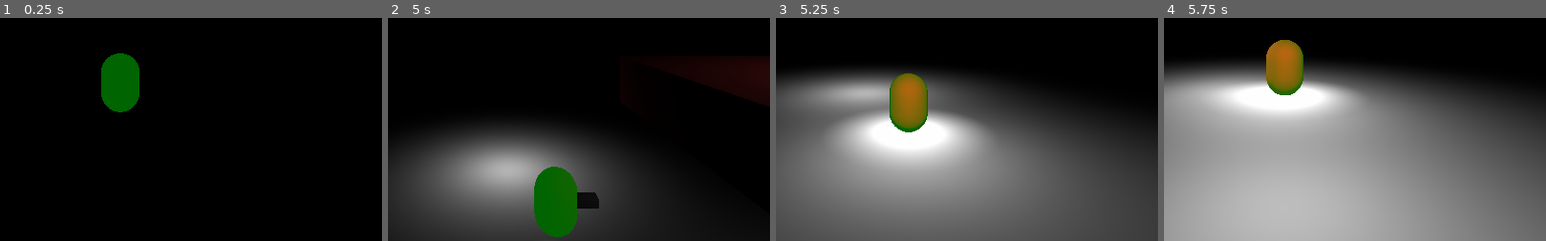
Above: before the commit, frames 1-4 (left to right).
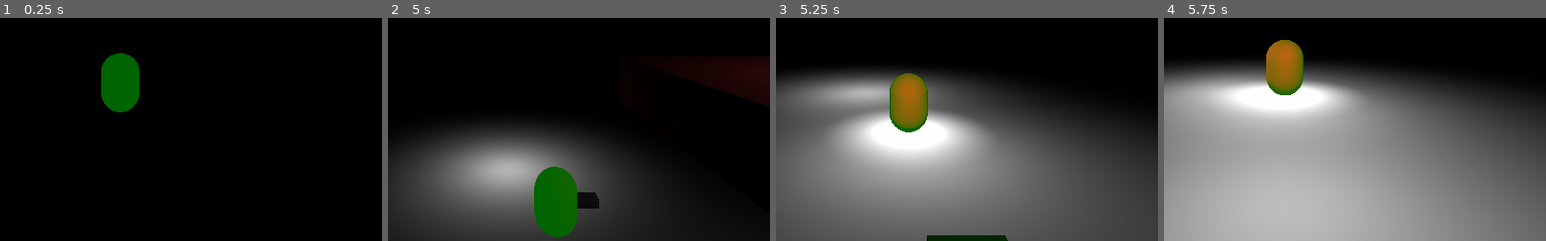
Above: after the commit, the same moments.

Repository: PJaramilloV/Proyecto-Sentidos
Game: Godot game, scene res://demo/Demo.tscn
Same seed, same stepped clock (60 frames per second), same inputs: the game is played once before the commit and once after it.
Inputs:
- Up to frame 1 (0.25 s): no input
- Up to frame 2 (5 s): hold W (forward) 0.53-2.03 s; tap F (grab, bound only after the commit) at 0.6, 1.55, 2.1, 2.85, 3.8, 4.35 s; tap Space (jump) at 0.77, 1.52, 3.02, 3.77, 4.52 s; tap Ctrl (crouch) at 1.35 s; hold A (left) 2.03-3.53 s; hold S (back) 3.53-4.28 s; hold Ctrl (crouch) 3.53-4.28 s; hold D (right) from 4.28 s (still down)
- Up to frame 3 (5.25 s): release D (right) at 5.03 s; hold W (forward) from 5.03 s (still down); tap F (grab, bound only after the commit) at 5.1 s
- Up to frame 4 (5.75 s): keep holding W (forward)
The pictures show only the part of the screen within x 34-84%, y 50-100%; the shares and areas given below are measured in that part.

Frames 1-2 are identical in both runs. In frame 3, 0.5% of the frame differs, in the area x 39-61%, y 97-100%; in frame 4, nothing differs.

Commit message:
tomar objetos
Se pueden tomar, transportar y soltar objetos como rigid body usando raycast

Diff:
--- a/demo/Demo.tscn
+++ b/demo/Demo.tscn
@@ -38,6 +38,14 @@
 ambient_light_energy = 0.99
 ambient_light_sky_contribution = 0.0
 
+[sub_resource type="CubeMesh" id=16]
+
+[sub_resource type="SpatialMaterial" id=18]
+albedo_color = Color( 0.2, 0.847059, 0.0431373, 1 )
+
+[sub_resource type="ConvexPolygonShape" id=17]
+points = PoolVector3Array( 1, 1, 1, 1, 1, -1, -1, 1, 1, 1, -1, 1, 1, -1, -1, -1, 1, -1, -1, -1, 1, -1, -1, -1 )
+
 [node name="Spatial" type="Spatial"]
 
 [node name="Boricchan" type="KinematicBody" parent="."]
@@ -70,6 +78,16 @@
 width = 0.352118
 height = 2.04248
 depth = 0.690716
+
+[node name="RayCast" type="RayCast" parent="Boricchan/capsula"]
+transform = Transform( 5.1, 1.49012e-07, -3.13314e-16, 1.74679e-14, -2.19781e-07, 4.93, 2.98023e-07, -5.028, -2.15497e-07, 1.801, -0.029, -1.533 )
+enabled = true
+exclude_parent = false
+cast_to = Vector3( 0, -0.568, 0 )
+collision_mask = 2
+
+[node name="HoldPosition" type="Spatial" parent="Boricchan/capsula"]
+transform = Transform( 5, 0, 0, 0, -2.18557e-07, 5, 0, -5, -2.18557e-07, 2.299, 0.004, -0.438 )
 
 [node name="piso" type="StaticBody" parent="."]
 transform = Transform( 10, 0, 0, 0, 1, 0, 0, 0, 10, 0, 0, 0 )
@@ -114,3 +132,30 @@
 stream = ExtResource( 4 )
 volume_db = -0.5
 script = ExtResource( 3 )
+
+[node name="RigidBody" type="RigidBody" parent="."]
+transform = Transform( 0.3, 0, 0, 0, 0.3, 0, 0, 0, 0.1, 0, 0, 0 )
+collision_layer = 2
+collision_mask = 2
+
+[node name="MeshInstance" type="MeshInstance" parent="RigidBody"]
+transform = Transform( 0.5, 0, 0, 0, 0.5, 0, 0, 0, 0.5, 0, 0, 0 )
+mesh = SubResource( 16 )
+material/0 = SubResource( 18 )
+
+[node name="CollisionShape" type="CollisionShape" parent="RigidBody"]
+transform = Transform( 0.5, 0, 0, 0, 0.5, 0, 0, 0, 0.5, 0, 0, 0 )
+shape = SubResource( 17 )
+
+[node name="Mesa" type="StaticBody" parent="."]
+transform = Transform( 1, 0, 0, 0, 0.7, 0, 0, 0, 1, -3.51126, 0.33941, 0.461534 )
+collision_mask = 2
+
+[node name="CollisionShape" type="CollisionShape" parent="Mesa"]
+shape = SubResource( 3 )
+
+[node name="CSGBox" type="CSGBox" parent="Mesa/CollisionShape"]
+width = 1.0
+height = 1.0
+depth = 1.0
+material = SubResource( 15 )
--- a/project.godot
+++ b/project.godot
@@ -46,6 +46,11 @@
 "events": [ Object(InputEventKey,"resource_local_to_scene":false,"resource_name":"","device":0,"alt":false,"shift":false,"control":false,"meta":false,"command":false,"pressed":false,"scancode":16777238,"physical_scancode":0,"unicode":0,"echo":false,"script":null)
  ]
 }
+grab={
+"deadzone": 0.5,
+"events": [ Object(InputEventKey,"resource_local_to_scene":false,"resource_name":"","device":0,"alt":false,"shift":false,"control":false,"meta":false,"command":false,"pressed":false,"scancode":70,"physical_scancode":0,"unicode":0,"echo":false,"script":null)
+ ]
+}
 
 [layer_names]
 
--- a/scripts/Boricchan.gd
+++ b/scripts/Boricchan.gd
@@ -8,10 +8,12 @@
 var _velocity := Vector3.ZERO
 var _snap_vector := Vector3.DOWN
 var _timer := 0.0
-
+var held_object: Object
 
 onready var _model: Spatial = $capsula
 onready var _light: Spatial = $PlayerLight
+onready var _raycast := get_node("capsula/RayCast")
+onready var _hold_position := get_node("capsula/HoldPosition")
 
 
 func _physics_process(delta):
@@ -39,6 +41,24 @@
 	if _velocity.length() > 0.2:
 		var look_direction = Vector2(_velocity.x, _velocity.z)
 		_model.rotation.y = -look_direction.angle()
+
+
+	if Input.is_action_just_pressed("grab"):
+
+		if held_object:
+			held_object.mode = RigidBody.MODE_RIGID
+			held_object.collision_mask = 2
+			held_object =  null
+
+		else:
+			if _raycast.get_collider():
+				held_object = _raycast.get_collider()
+				held_object.mode = RigidBody.MODE_KINEMATIC
+				held_object.collision_mask=0
+
+
+	if held_object:
+		held_object.global_transform.origin = _hold_position.global_transform.origin
 
 	if get_slide_count() != 0:
 		var col = get_slide_collision(0)
Not shown: 1 places in demo/Demo.tscn that only renumber resources
